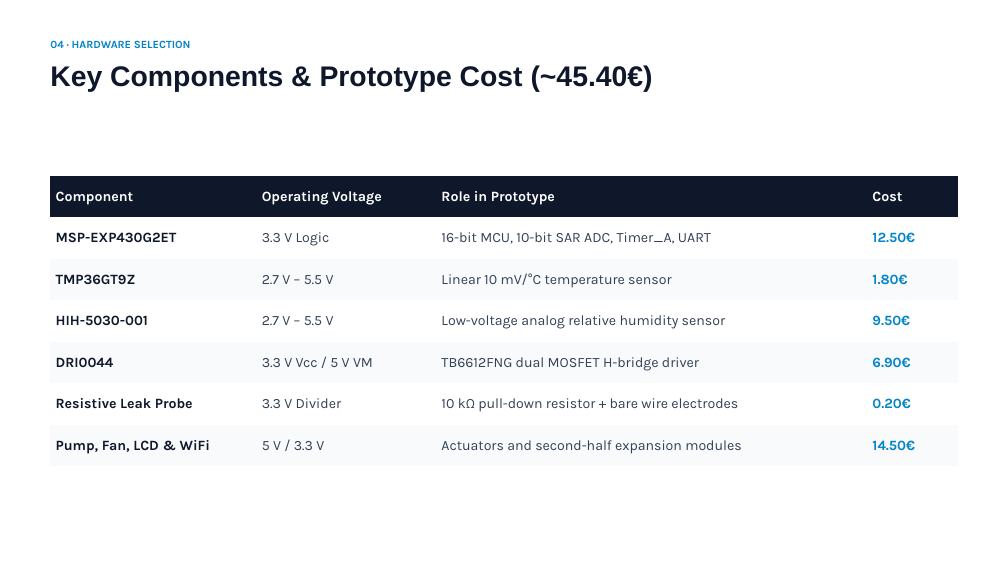
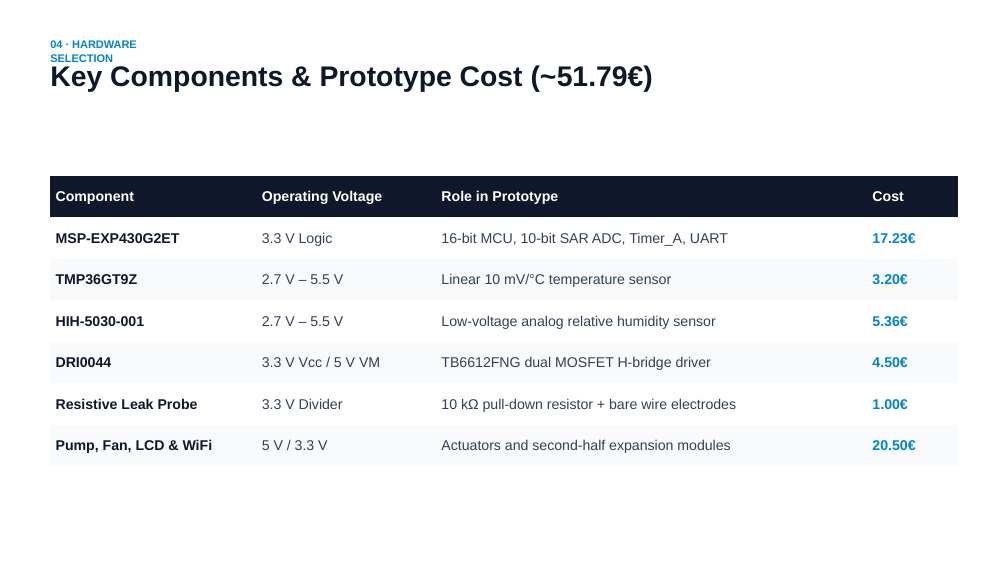
Before and after one commit to daviz04/L7_Project, a slide deck: slide 5 of Automated Liquid Cooling & Leak Detection Presentation.pptx. Drawn at 1008x567 pixels with LibreOffice and Linux fonts; fonts in the diff are those of the drawing. Boxes give left, top, right and bottom in pixels: in the first picture for what was removed or moved away, otherwise in the second. Text is boxed around its words. In the diff, an @@ line names an element or a change of style, - is before the commit and + after.

```diff
--- a/Automated Liquid Cooling & Leak Detection Presentation.pptx
+++ b/Automated Liquid Cooling & Leak Detection Presentation.pptx
@@ text "04 · HARDWARE SELECTION" at bbox=[50, 40, 137, 62]: font Karla to Arial @@
@@ text at bbox=[50, 65, 653, 92]: text changed @@
-Key Components & Prototype Cost (~45.40€)
+Key Components & Prototype Cost (~51.79€)
@@ table at bbox=[51, 176, 958, 467] @@
-row 2, column 4: 12.50€
+row 2, column 4: 17.23€
-row 3, column 4: 1.80€
+row 3, column 4: 3.20€
-row 4, column 4: 9.50€
+row 4, column 4: 5.36€
-row 5, column 4: 6.90€
+row 5, column 4: 4.50€
-row 6, column 4: 0.20€
+row 6, column 4: 1.00€
-row 7, column 4: 14.50€
+row 7, column 4: 20.50€
@@ font Karla to Arial @@
```
Also in this commit, not shown: 11 other slides changed, 2 other files.
